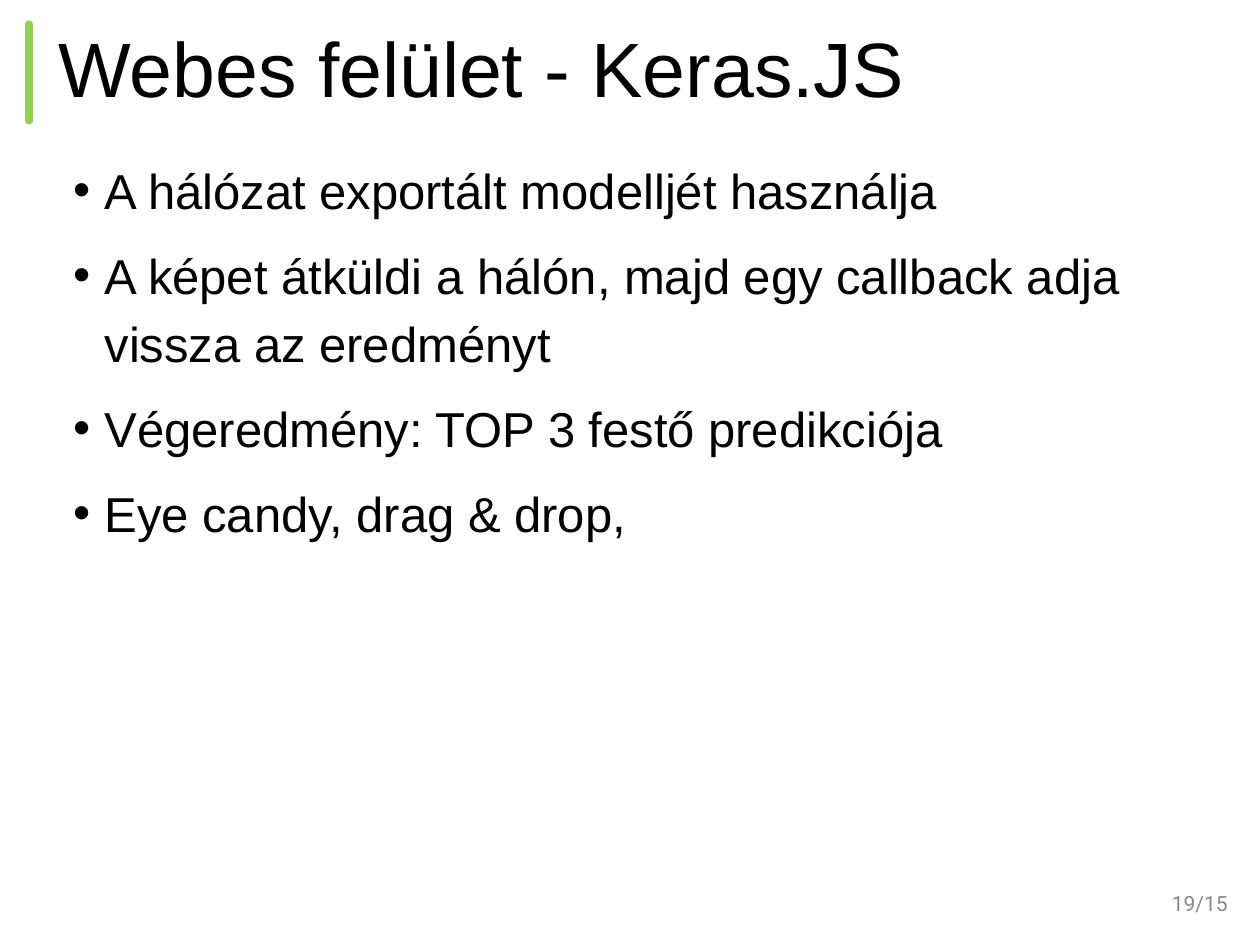
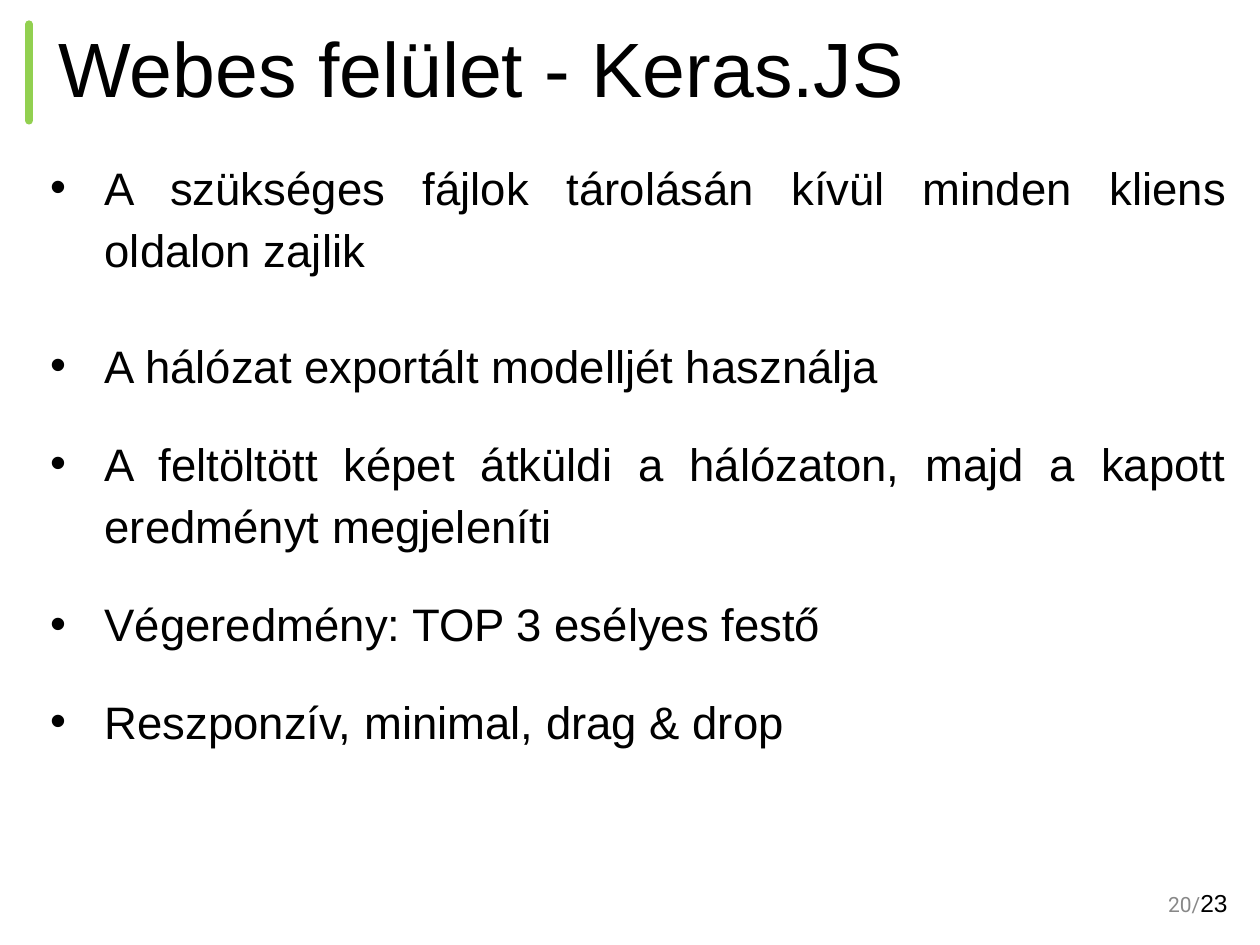
Before and after one commit to BME-SmartLab-Education/vitmav45-2016-train-validate-test-repeat, a slide deck: slide 20 of train-validate-test-repeat-vitmav45-nagy-hazi-beszamolo.pptx.pptx (slide 19 before the commit). Drawn at 1260x945 pixels with LibreOffice and Linux fonts; fonts in the diff are those of the drawing. Boxes give left, top, right and bottom in pixels: in the first picture for what was removed or moved away, otherwise in the second. Text is boxed around its words. In the diff, an @@ line names an element or a change of style, - is before the commit and + after.

```diff
--- a/train-validate-test-repeat-vitmav45-nagy-hazi-beszamolo.pptx.pptx
+++ b/train-validate-test-repeat-vitmav45-nagy-hazi-beszamolo.pptx.pptx
@@ text at <box>105,171,1226,277</box>: paragraph added @@
+• A szükséges fájlok tárolásán kívül minden kliens oldalon zajlik
@@ text at <box>105,349,878,392</box>: size 28 to 26 pt in "A hálózat exportált modelljét használja"; alignment left to justified; indent changed; more space between paragraphs @@
@@ text at <box>105,447,1225,748</box>: text changed; size 28 to 26 pt @@
-• A képet átküldi a hálón, majd egy callback adja vissza az eredményt
-• Végeredmény: TOP 3 festő predikciója
-• Eye candy, drag & drop,
+• A feltöltött képet átküldi a hálózaton, majd a kapott eredményt megjeleníti
+• Végeredmény: TOP 3 esélyes festő
+• Reszponzív, minimal, drag & drop
@@ page number at <box>1168,895,1227,913</box>: text changed @@
-19/15
+20/23
```
Also in this commit, not shown: 15 other slides changed, 5 slides added, 4 slides removed.
